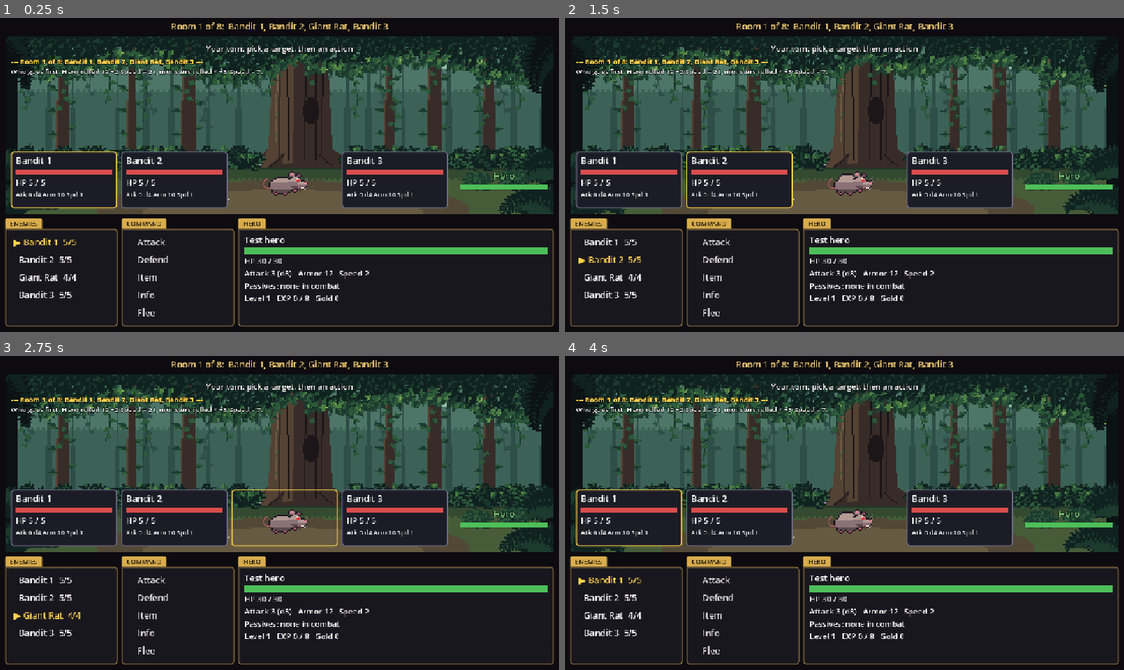
Above: before the commit, frames 1-4 (two rows, left to right).
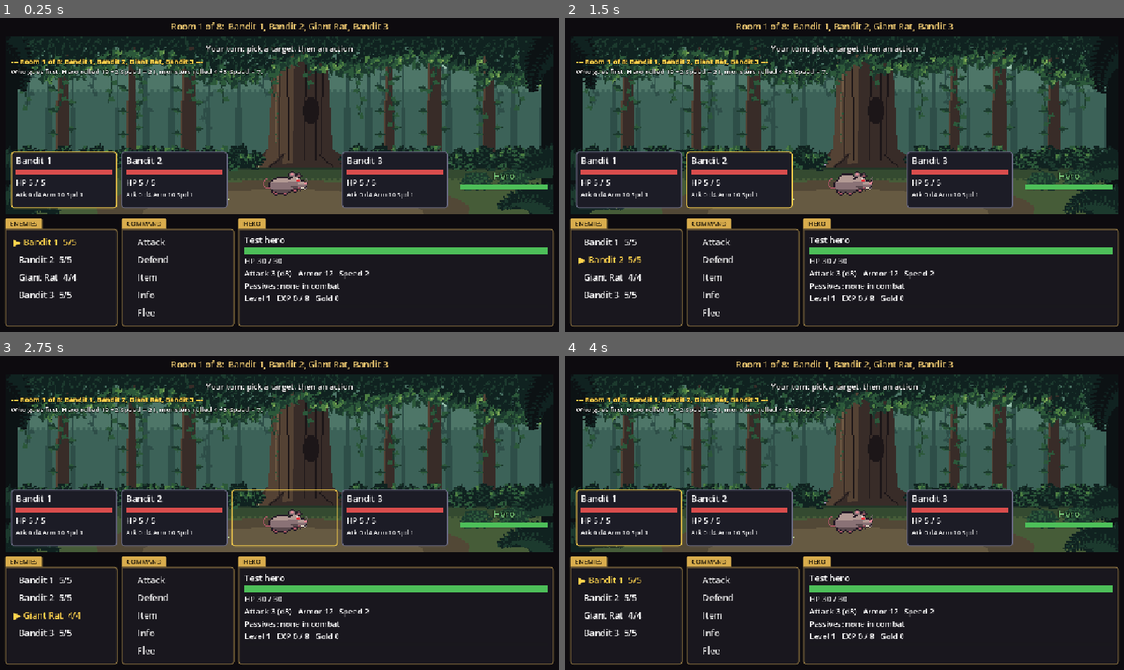
Above: after the commit, the same moments.

Repository: khasmn/project-k
Game: Godot game, scene res://scenes/combat/combat.tscn
The game is run twice, just before and just after one commit, with the same random seed, the same clock (stepped at 60 frames per second) and the same inputs. This scene is started directly instead of the project's main scene.
Inputs (mouse positions are in pixels of both pictures, inside the frame that each line leads up to):
- Up to frame 1 (0.25 s): no input
- Up to frame 2 (1.5 s): click (626, 181) at 0.52 s; click (738, 181) at 1.27 s
- Up to frame 3 (2.75 s): click (285, 519) at 2.02 s
- Up to frame 4 (4 s): click (961, 519) at 2.77 s; click "Bandit 1 5/5" at 3.5 s

The runs differ from the first frame. In frame 1, 4.0% of the frame differs, in the area x 1-99%, y 7-63%; in frame 2, 4.0%; in frame 3, 4.0%; in frame 4, 4.0%.

Commit message:
Slow the background animation to 2 FPS
Co-Authored-By: Claude Opus 5.5 <noreply@anthropic.com>

Diff:
--- a/scripts/combat/combat_screen.gd
+++ b/scripts/combat/combat_screen.gd
@@ -8,6 +8,7 @@
 const SPRITE_FPS: int = 6
 const SPRITE_SIZE: int = 96  # 32x32 art shown 3x
 const BACKGROUND_FRAME: int = 384  # backgrounds are strips of 384x128 frames
+const BACKGROUND_FPS: int = 2  # slow on purpose: a fast-moving background can cause motion sickness
 const FLEE_DC_BASE: int = 10  # flee: d20 + Speed vs 10 + fastest monster's Speed
 ## Battle log colors (BBCode: the log understands tags like [b]bold[/b] and [color=#hex]text[/color]).
 const HERO_COLOR: String = "#7fd17f"
@@ -21,7 +22,7 @@
 var enemies: Array[Combatant] = []
 var target: Combatant  # the monster the hero attacks; click a card to change it
 var fight_over: bool = false  # true after a win or a flee, so Continue only works once
-var animations: Array[AtlasTexture] = []
+var animations: Dictionary = {}  # AtlasTexture -> frames per second
 
 
 func _ready() -> void:
@@ -30,7 +31,7 @@
 	%FleeButton.pressed.connect(_on_flee)
 	%ItemButton.pressed.connect(_open_items)
 	var back: StyleBoxTexture = StyleBoxTexture.new()
-	back.texture = _strip("res://assets/backgrounds/%s.png" % Run.BACKGROUND, BACKGROUND_FRAME)
+	back.texture = _strip("res://assets/backgrounds/%s.png" % Run.BACKGROUND, BACKGROUND_FRAME, BACKGROUND_FPS)
 	back.set_content_margin_all(12)
 	%Arena.add_theme_stylebox_override("panel", back)
 	%Log.get_v_scroll_bar().modulate.a = 0  # floating log: no visible scrollbar, the mouse wheel still scrolls
@@ -79,10 +80,10 @@
 		_enemy_turn()
 
 
-## Play every strip: show frame N of the strip, moving on SPRITE_FPS times a second.
+## Play every strip: show frame N of the strip, moving on its own frames per second.
 func _process(_delta: float) -> void:
-	var tick: int = Time.get_ticks_msec() * SPRITE_FPS / 1000
-	for frames in animations:
+	for frames: AtlasTexture in animations:
+		var tick: int = Time.get_ticks_msec() * animations[frames] / 1000
 		var width: int = int(frames.region.size.x)
 		frames.region.position.x = tick % (frames.atlas.get_width() / width) * width
 	%Arena.queue_redraw()  # a box style doesn't repaint by itself when its texture changes; the sprites do
@@ -90,12 +91,12 @@
 
 ## An animated strip of frames side by side (frame_width 0 = square frames, like 32x32 sprites).
 ## AtlasTexture is a texture that shows one rectangle ("region") of a bigger picture.
-func _strip(path: String, frame_width: int = 0) -> AtlasTexture:
+func _strip(path: String, frame_width: int = 0, fps: int = SPRITE_FPS) -> AtlasTexture:
 	var frames: AtlasTexture = AtlasTexture.new()
 	frames.atlas = load(path)
 	var height: int = frames.atlas.get_height()
 	frames.region = Rect2(0, 0, frame_width if frame_width else height, height)
-	animations.append(frames)
+	animations[frames] = fps
 	return frames
 
 
